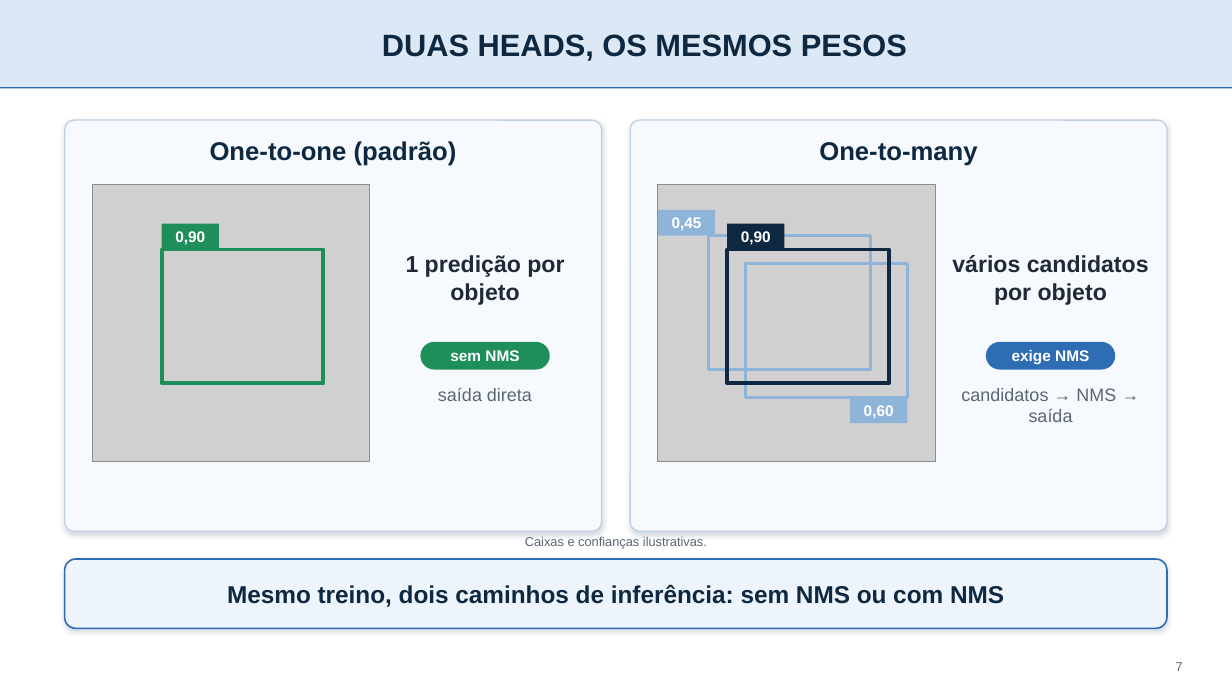
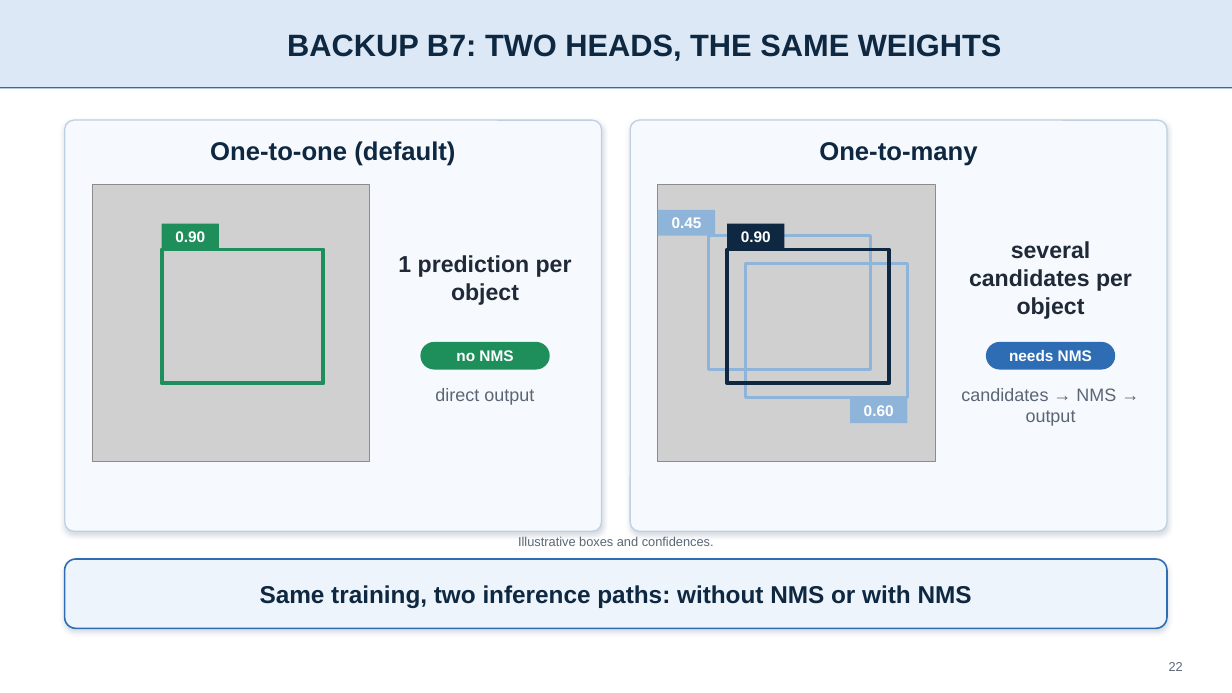
Before and after one commit to IghorRibeiro/WVCPresentation, a slide deck: slide 22 of slides/WVC2026_slides.pptx (slide 7 before the commit). Drawn at 1232x693 pixels with LibreOffice and Linux fonts; fonts in the diff are those of the drawing; grey boxes stand for pictures; background and template pictures are left out. Boxes give left, top, right and bottom in pixels: in the first picture for what was removed or moved away, otherwise in the second. Text is boxed around its words. In the diff, an @@ line names an element or a change of style, - is before the commit and + after.

```diff
--- a/slides/WVC2026_slides.pptx
+++ b/slides/WVC2026_slides.pptx
@@ title at box(287, 34, 1002, 61): text changed @@
-DUAS HEADS, OS MESMOS PESOS
+BACKUP B7: TWO HEADS, THE SAME WEIGHTS
@@ text at box(210, 141, 455, 166): text changed @@
-One-to-one (padrão)
+One-to-one (default)
@@ text at box(175, 231, 205, 242): text changed @@
-0,90
+0.90
@@ text at box(672, 217, 702, 228): text changed @@
-0,45
+0.45
@@ text at box(741, 231, 771, 242): text changed @@
-0,90
+0.90
@@ text at box(398, 255, 572, 305): text changed @@
-1 predição por objeto
+1 prediction per object
@@ text at box(969, 241, 1132, 319): text changed @@
-vários candidatos por objeto
+several candidates per object
@@ text at box(456, 350, 513, 361): text changed @@
-sem NMS
+no NMS
@@ text at box(1009, 350, 1092, 361): text changed @@
-exige NMS
+needs NMS
@@ text at box(435, 388, 534, 405): text changed @@
-saída direta
+direct output
@@ text at box(961, 388, 1116, 426): text changed @@
-candidatos → NMS → saída
+candidates → NMS → output
@@ text at box(864, 405, 894, 416): text changed @@
-0,60
+0.60
@@ text at box(518, 536, 714, 546): text changed @@
-Caixas e confianças ilustrativas.
+Illustrative boxes and confidences.
@@ text at box(260, 585, 972, 608): text changed @@
-Mesmo treino, dois caminhos de inferência: sem NMS ou com NMS
+Same training, two inference paths: without NMS or with NMS
@@ page number at box(1169, 662, 1183, 671): text changed @@
-7
+22
```
Also in this commit, not shown: 11 other slides changed, 10 slides added, 10 slides removed, 40 other files.
